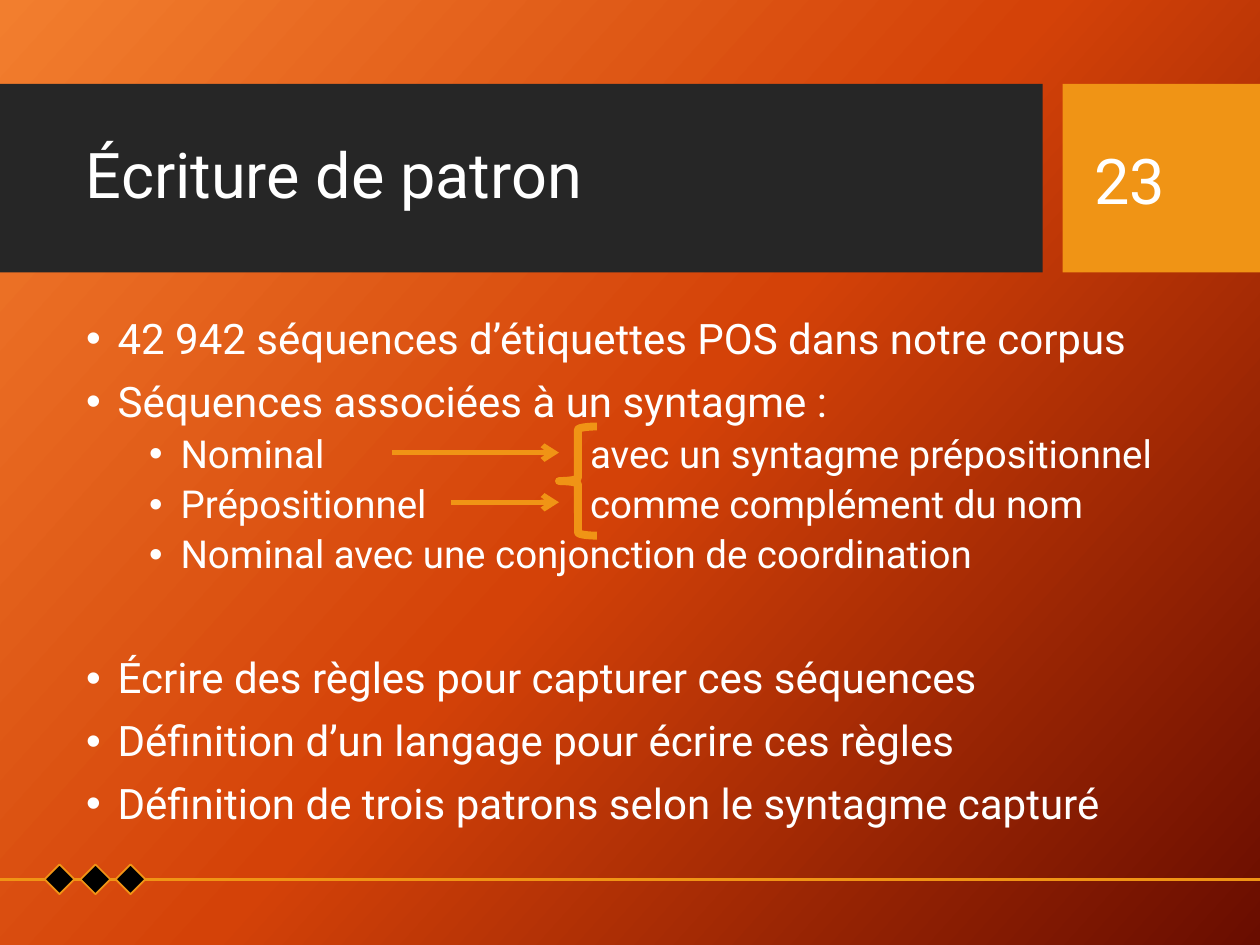
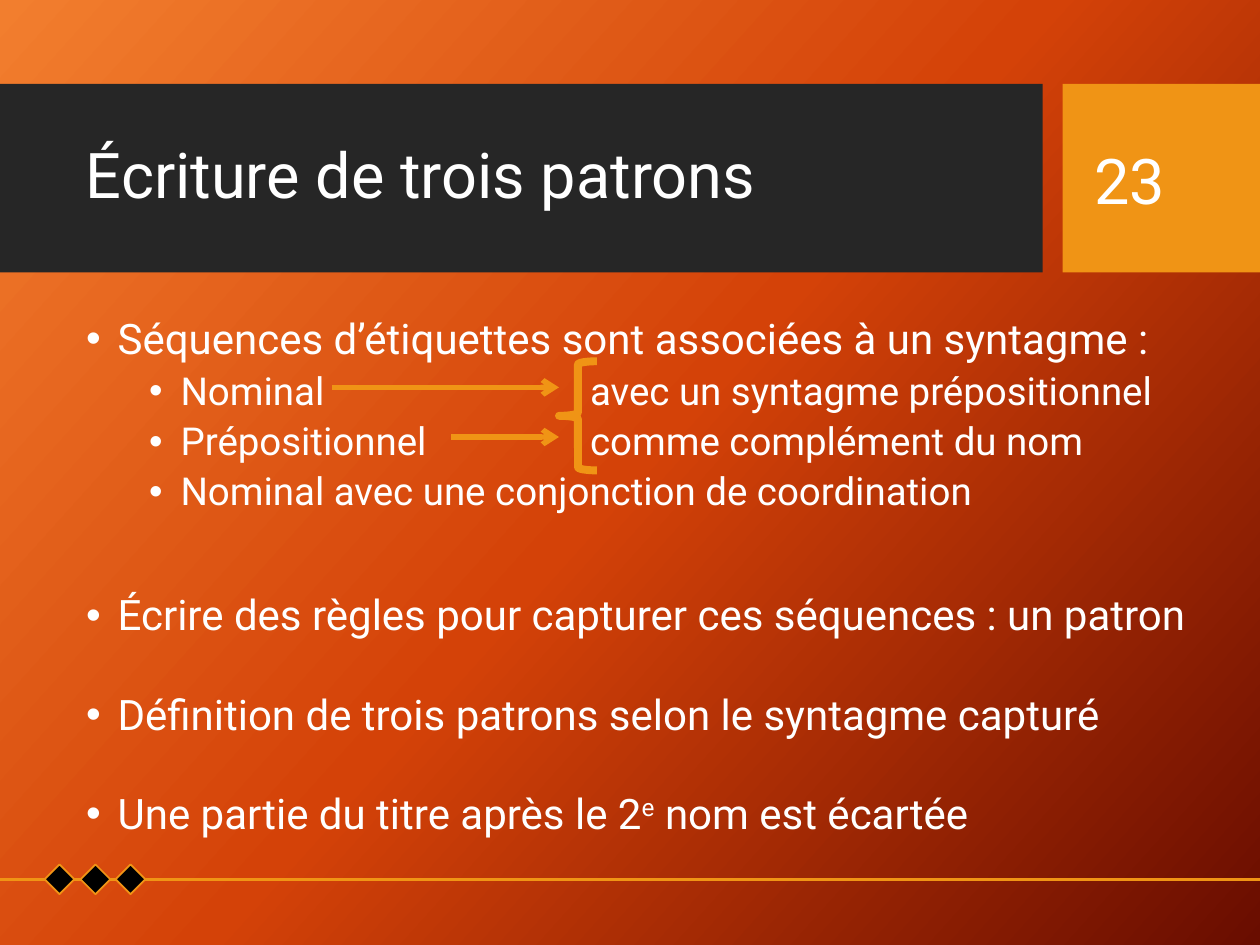
Before and after one commit to Xitog/tal, a slide deck: slide 23 of dossiers/Final - Présentation Projet de recherche.pptx. Drawn at 1260x945 pixels with LibreOffice and Linux fonts; fonts in the diff are those of the drawing; background and template pictures are left out. Boxes give left, top, right and bottom in pixels: in the first picture for what was removed or moved away, otherwise in the second. Text is boxed around its words. In the diff, an @@ line names an element or a change of style, - is before the commit and + after.

```diff
--- a/dossiers/Final - Présentation Projet de recherche.pptx
+++ b/dossiers/Final - Présentation Projet de recherche.pptx
@@ title at box(86, 141, 755, 211): text changed @@
-Écriture de patron
+Écriture de trois patrons
@@ text at box(118, 322, 1128, 364): text changed @@
-• 42 942 séquences d’étiquettes POS dans notre corpus
-• Séquences associées à un syntagme :
+• Séquences d’étiquettes sont associées à un syntagme :
@@ arrow moved from (392, 452) - (559, 452) to (333, 387) - (559, 387) @@
@@ left brace: place and size @@
-left brace at box(559, 427, 597, 537)
+left brace at box(559, 362, 597, 471)
@@ arrow moved from (451, 503) - (559, 503) to (451, 437) - (559, 437) @@
@@ text at box(118, 592, 1185, 639): text changed @@
-• Écrire des règles pour capturer ces séquences
-• Définition d’un langage pour écrire ces règles
+• Écrire des règles pour capturer ces séquences : un patron
@@ text at box(118, 797, 968, 838): paragraph added @@
+• Une partie du titre après le 2e nom est écartée
```
Also in this commit, not shown: 17 other slides changed, 6 slides added, 2 slides removed.
